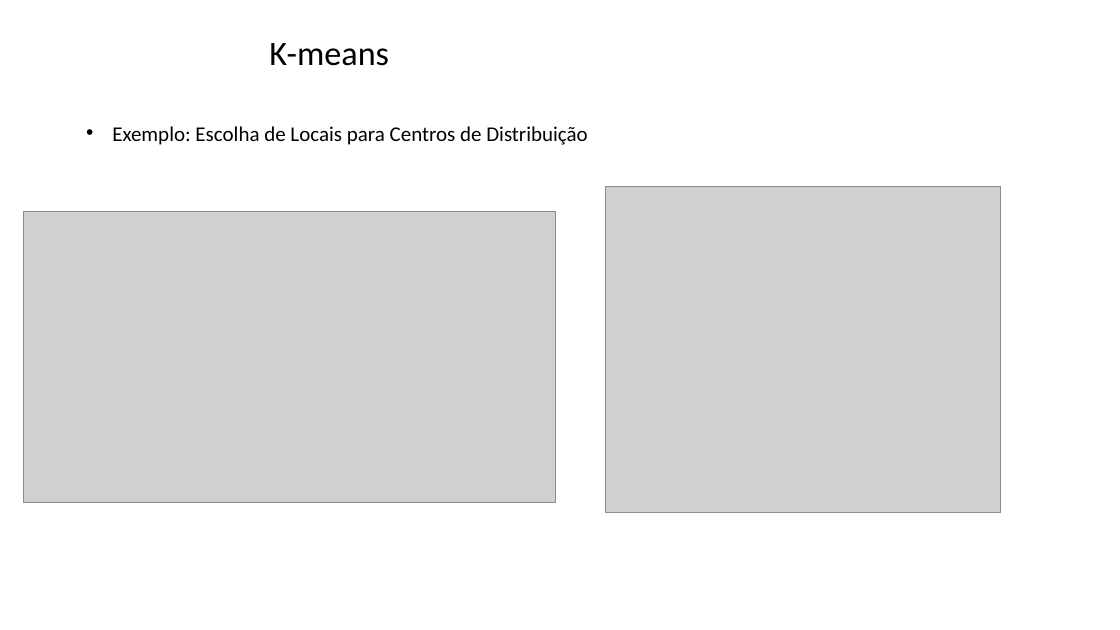
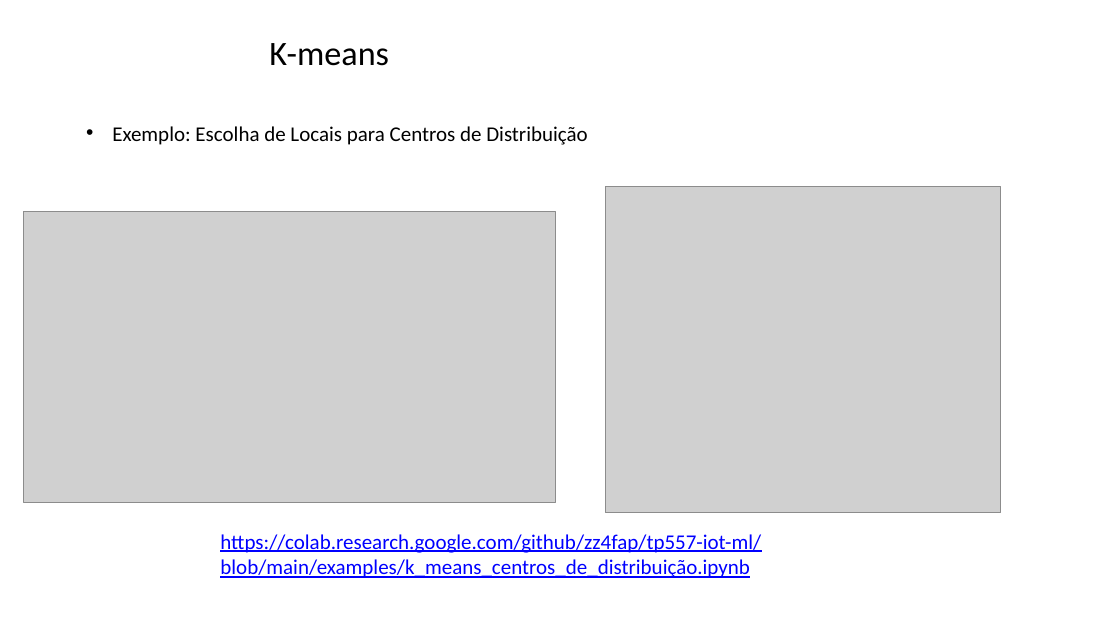
Before and after one commit to zz4fap/tp557-iot-ml, a slide deck: slide 17 of slides/TP557_16_detecção_de_anomalias.pptx. Drawn at 1120x630 pixels with LibreOffice and Linux fonts; fonts in the diff are those of the drawing; grey boxes stand for pictures; background and template pictures are left out. Boxes give left, top, right and bottom in pixels: in the first picture for what was removed or moved away, otherwise in the second. Text is boxed around its words. In the diff, an @@ line names an element or a change of style, - is before the commit and + after.

Commit message:
new scripts

```diff
--- a/slides/TP557_16_detecção_de_anomalias.pptx
+++ b/slides/TP557_16_detecção_de_anomalias.pptx
@@ text added at box(220, 534, 761, 578), 18 pt, text #0000FF, underline @@
+https://colab.research.google.com/github/zz4fap/tp557-iot-ml/blob/main/examples/k_means_centros_de_distribuição.ipynb
```
